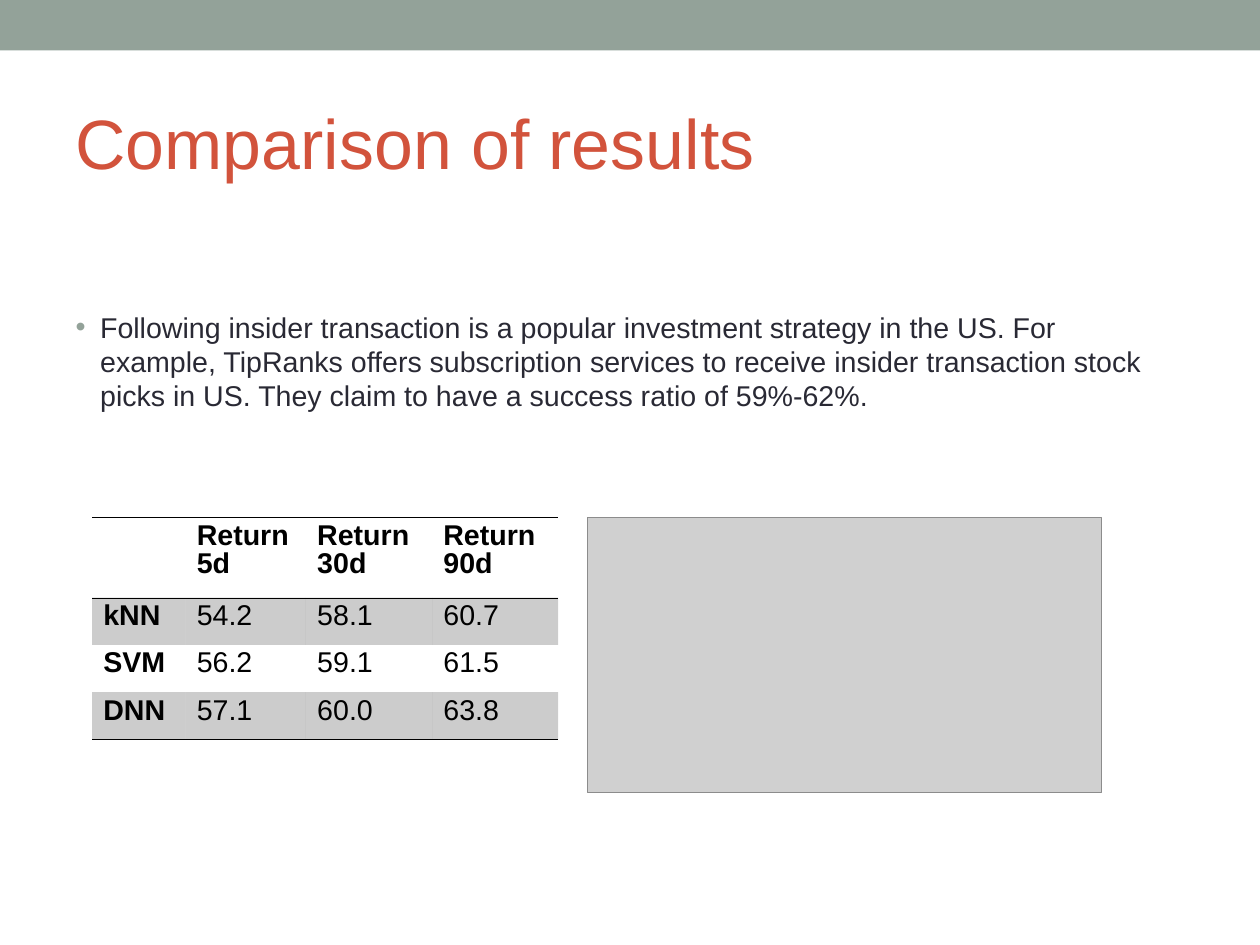
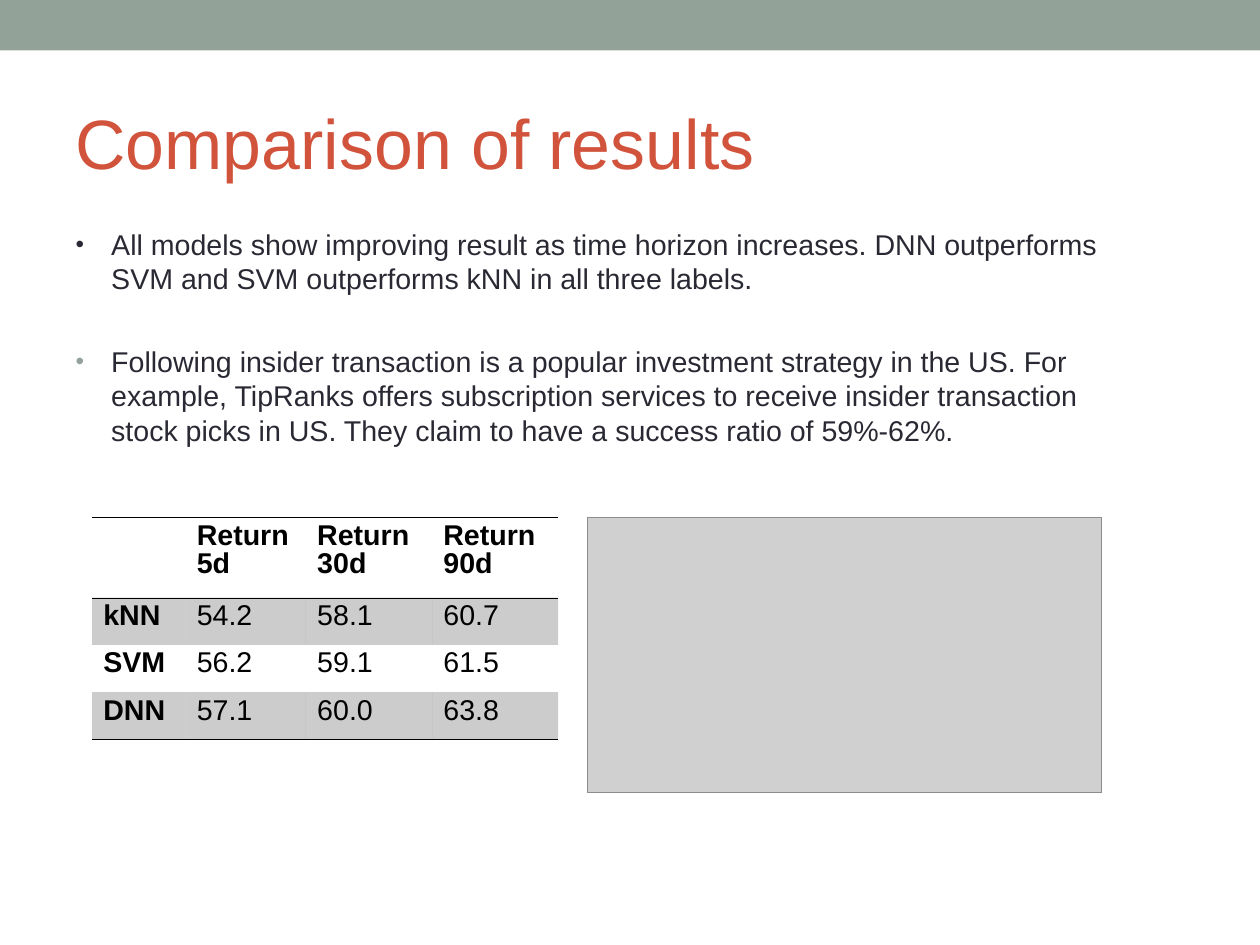
Before and after one commit to gafung/CIML, a slide deck: slide 12 of CIML presentation (Apr 18).ppt. Drawn at 1260x945 pixels with LibreOffice and Linux fonts; fonts in the diff are those of the drawing; grey boxes stand for pictures. Boxes give left, top, right and bottom in pixels: in the first picture for what was removed or moved away, otherwise in the second. Text is boxed around its words. In the diff, an @@ line names an element or a change of style, - is before the commit and + after.

```diff
--- a/CIML presentation (Apr 18).ppt
+++ b/CIML presentation (Apr 18).ppt
@@ text at (111, 234, 1096, 295): paragraph added @@
+• All models show improving result as time horizon increases. DNN outperforms SVM and SVM outperforms kNN in all three labels.
@@ text at (111, 351, 1077, 446): indent changed @@
```
Also in this commit, not shown: 2 other slides changed, 1 slide removed.
